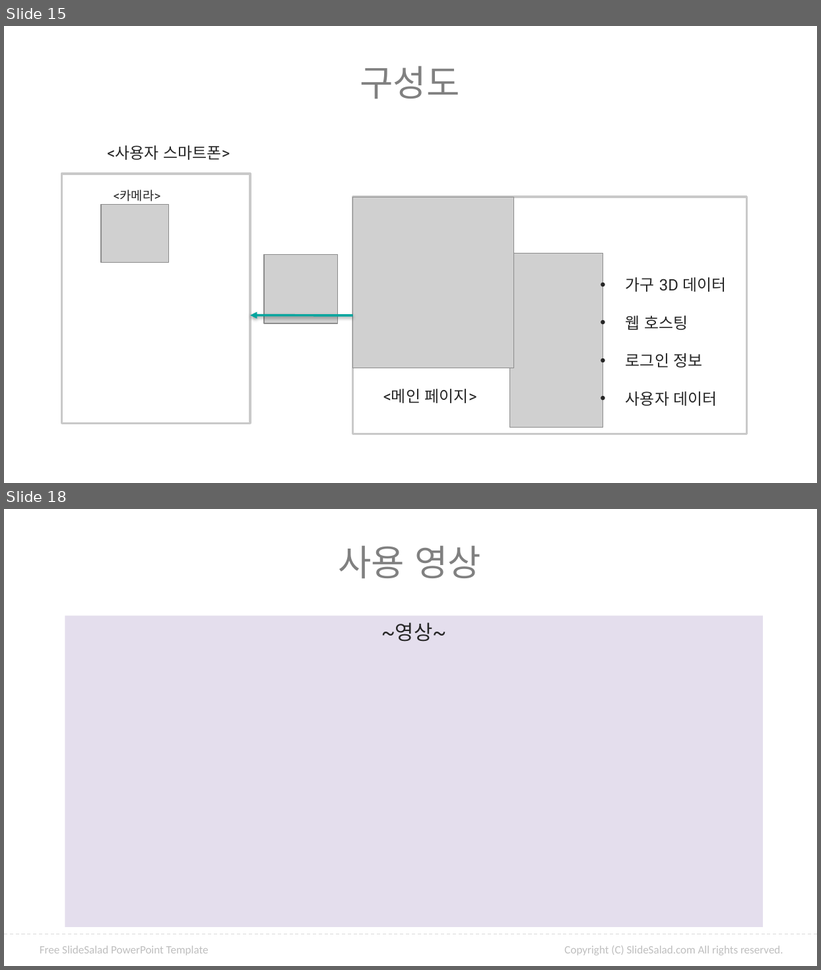
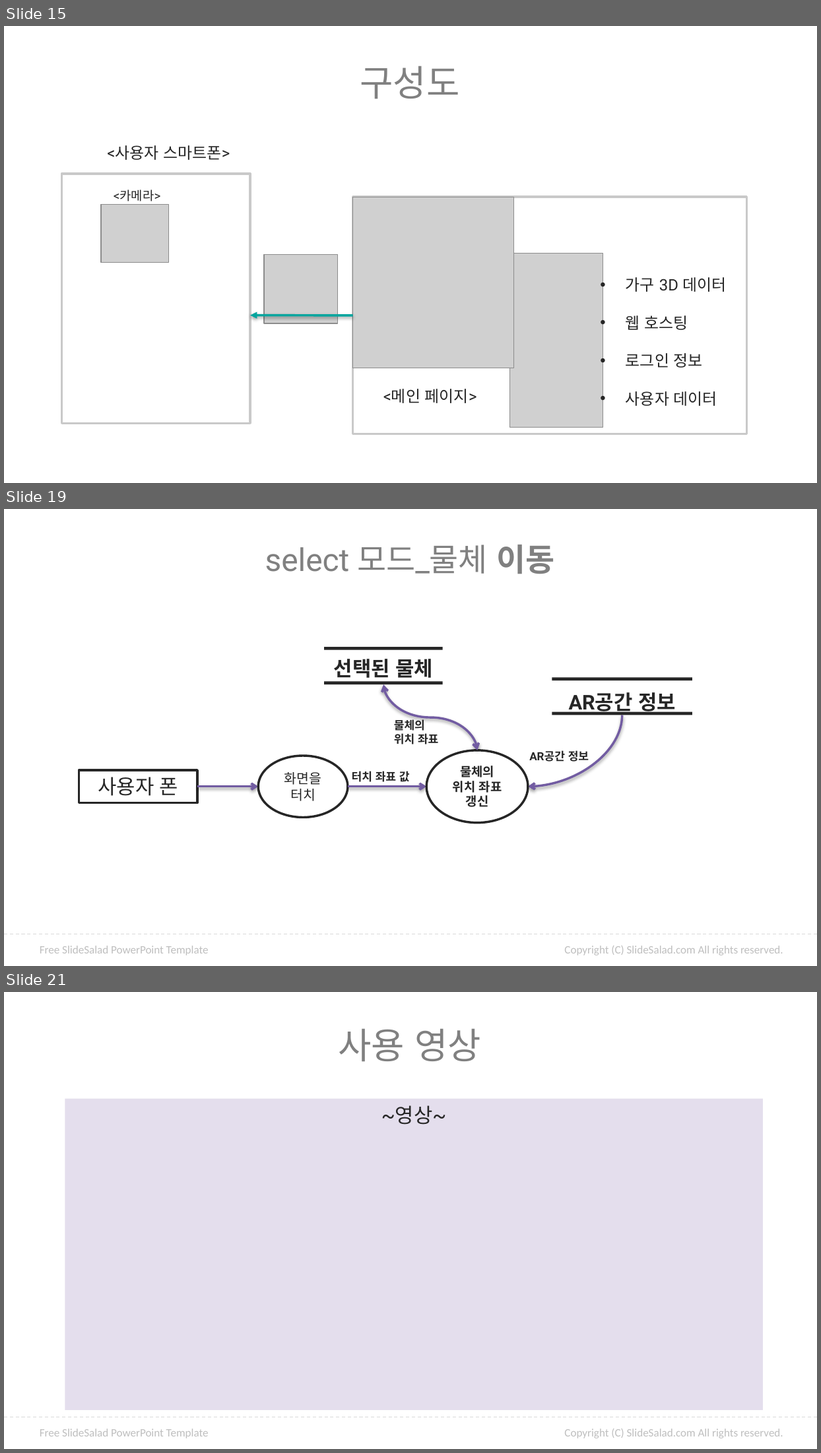
Before and after one commit to ptyoiy/ARwork, a slide deck: 호남-발표자료.pptx. Shown one above the other, each under a label of ours: slides 15 and 18 before the commit, slides 15, 19 and 21 after it; the slides between them are not shown. The pictures are 821x970 and 821x1453 pixels, drawn with LibreOffice and Linux fonts; fonts in the diff are those of the drawing; grey boxes stand for pictures; background and template pictures are left out. Boxes give left, top, right and bottom in pixels: in the first picture for what was removed or moved away, otherwise in the second. Text is boxed around its words. In the diff, an @@ line names an element or a change of style, - is before the commit and + after.

```diff
--- a/호남-발표자료.pptx
+++ b/호남-발표자료.pptx
@@ slide 19 added at box(4, 509, 817, 966), background #FFFFFF; not listed: 3 template elements that a slide beside it also shows @@
@@ text added at box(265, 545, 554, 574), 28 pt, text #808080 @@
+select 모드_물체 이동
@@ rectangle added at box(324, 647, 443, 650), fill #262626 @@
@@ text added at box(334, 659, 433, 682), 18 pt, text #262626, bold @@
+선택된 물체
@@ rectangle added at box(324, 681, 443, 685), fill #262626 @@
@@ curved double arrow added from (384, 685) to (477, 751), #725CA2 2 pt @@
@@ rectangle added at box(552, 677, 692, 681), fill #262626 @@
@@ text added at box(569, 692, 676, 716), 18 pt, text #262626, bold @@
+AR공간 정보
@@ text added at box(394, 718, 438, 745), 10 pt, text #262626, bold @@
+물체의
+위치 좌표
@@ curved arrow added from (622, 716) to (527, 787), #725CA2 2 pt @@
@@ rectangle added at box(552, 712, 692, 716), fill #262626 @@
@@ ellipse added at box(259, 757, 348, 818), fill #FFFFFF, outline #262626 2 pt, 12 pt, text #262626 @@
+화면을 터치
@@ ellipse added at box(427, 751, 529, 823), fill #FFFFFF, outline #262626 2 pt, 11 pt, text #262626, bold @@
+물체의 위치 좌표 갱신
@@ text added at box(529, 751, 589, 762), 10 pt, text #262626, bold @@
+AR공간 정보
@@ rectangle added at box(79, 770, 197, 803), fill #FFFFFF, outline #262626 2 pt, 18 pt, text #262626 @@
+사용자 폰
@@ text added at box(352, 771, 410, 782), 10 pt, text #262626, bold @@
+터치 좌표 값
@@ arrow added from (197, 787) to (259, 787), #725CA2 2 pt @@
@@ arrow added from (348, 787) to (427, 787), #725CA2 2 pt @@
@@ what was slide 18 is now slide 21 @@
```
Also in this commit, not shown: 3 slides changed, 3 other slides added, 1 slide removed, 7 other files.
